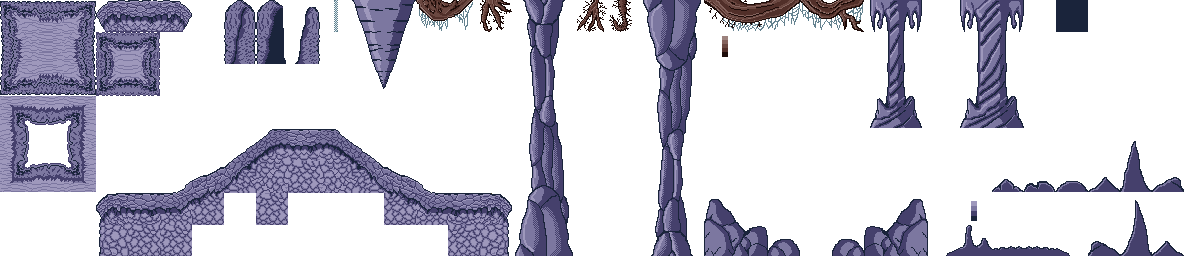
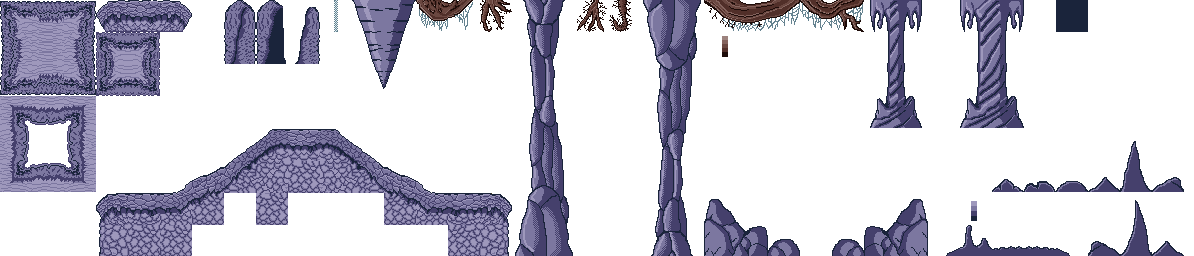
Two versions of the same layered image (1194px x 256px). Layer-by-layer changes:
pixels changed over [740, 0, 770, 4] (layer not identified)